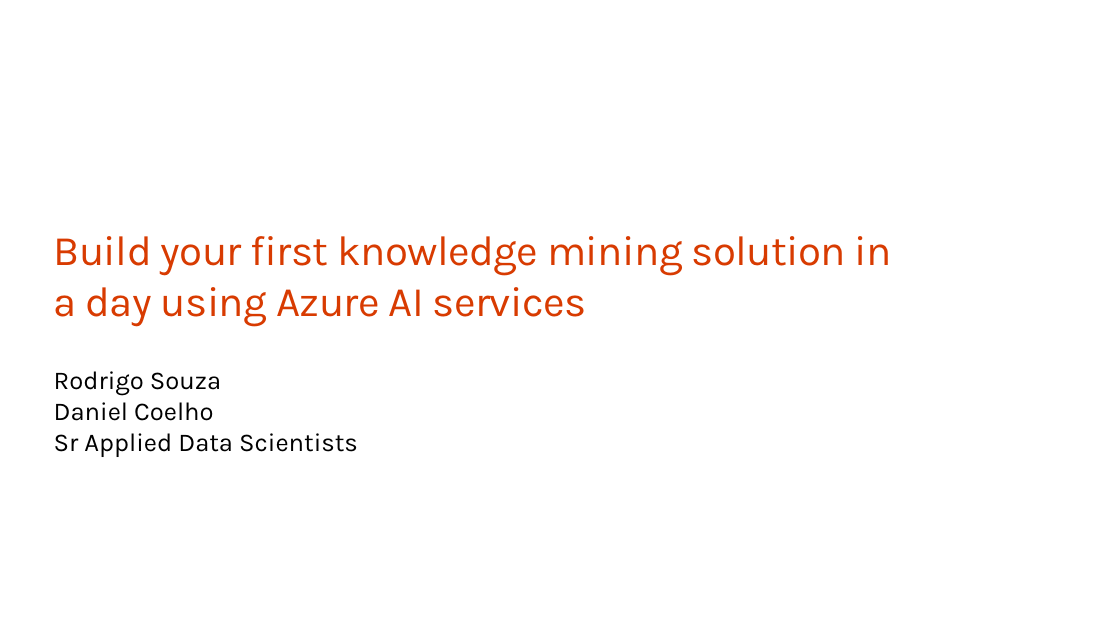
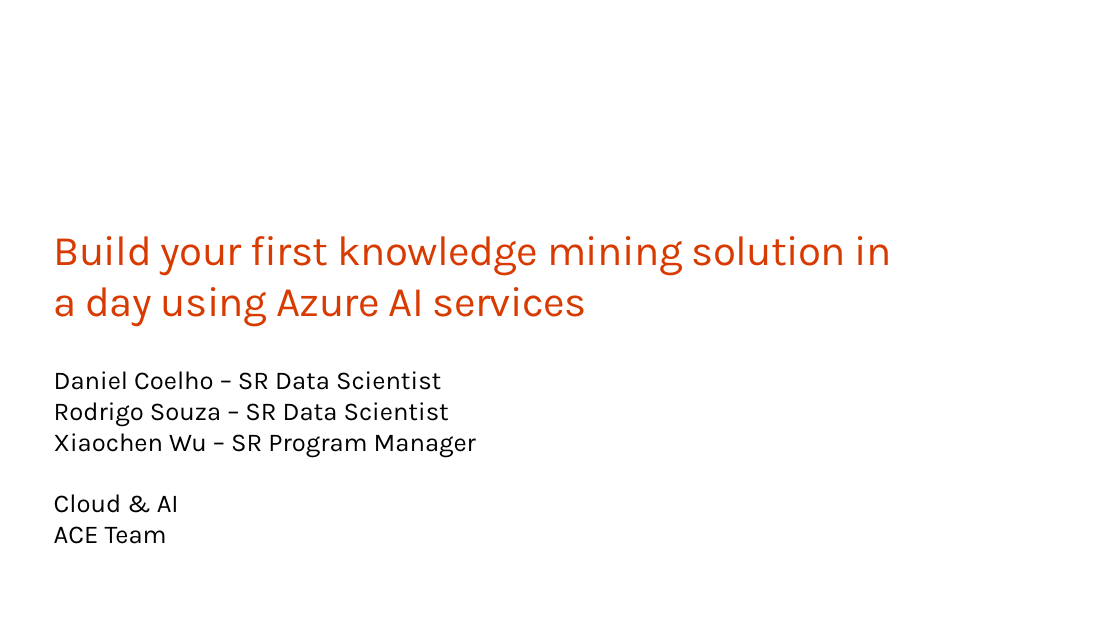
Before and after one commit to QuirkyDataScientist1978/Build-a-knowledge-mining-solution-using-Azure-AI, a slide deck: slide 2 of resources/slides/Opening.pptx. Drawn at 1120x630 pixels with LibreOffice and Linux fonts; fonts in the diff are those of the drawing; background and template pictures are left out. Boxes give left, top, right and bottom in pixels: in the first picture for what was removed or moved away, otherwise in the second. Text is boxed around its words. In the diff, an @@ line names an element or a change of style, - is before the commit and + after.

```diff
--- a/resources/slides/Opening.pptx
+++ b/resources/slides/Opening.pptx
@@ text at [54, 371, 476, 544]: text changed @@
-Rodrigo Souza
-Daniel Coelho
-Sr Applied Data Scientists
+Daniel Coelho – SR Data Scientist
+Rodrigo Souza – SR Data Scientist
+Xiaochen Wu – SR Program Manager
+Cloud & AI
+ACE Team
```
Also in this commit, not shown: 4 other slides changed, 3 slides added.
